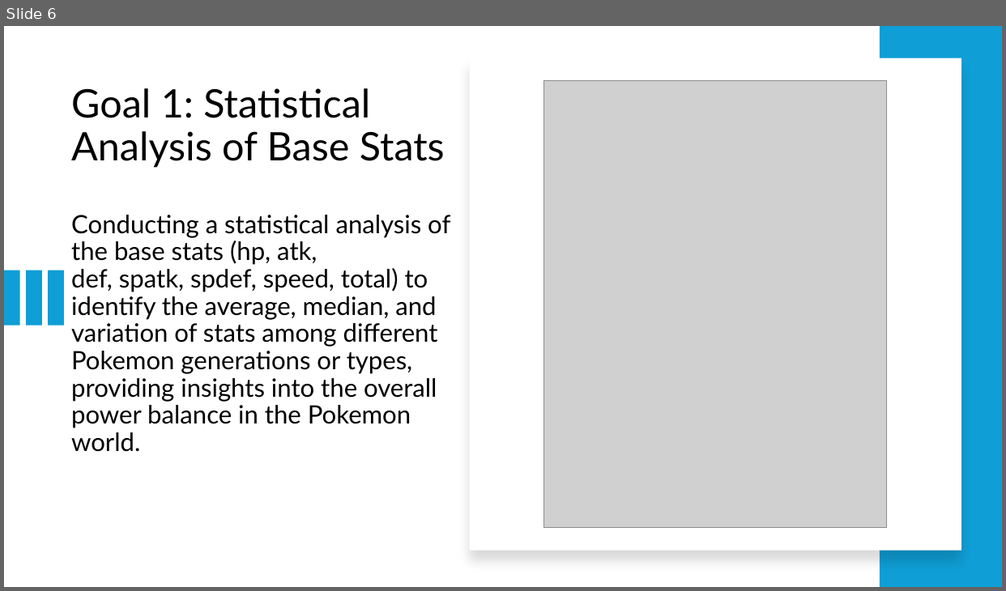
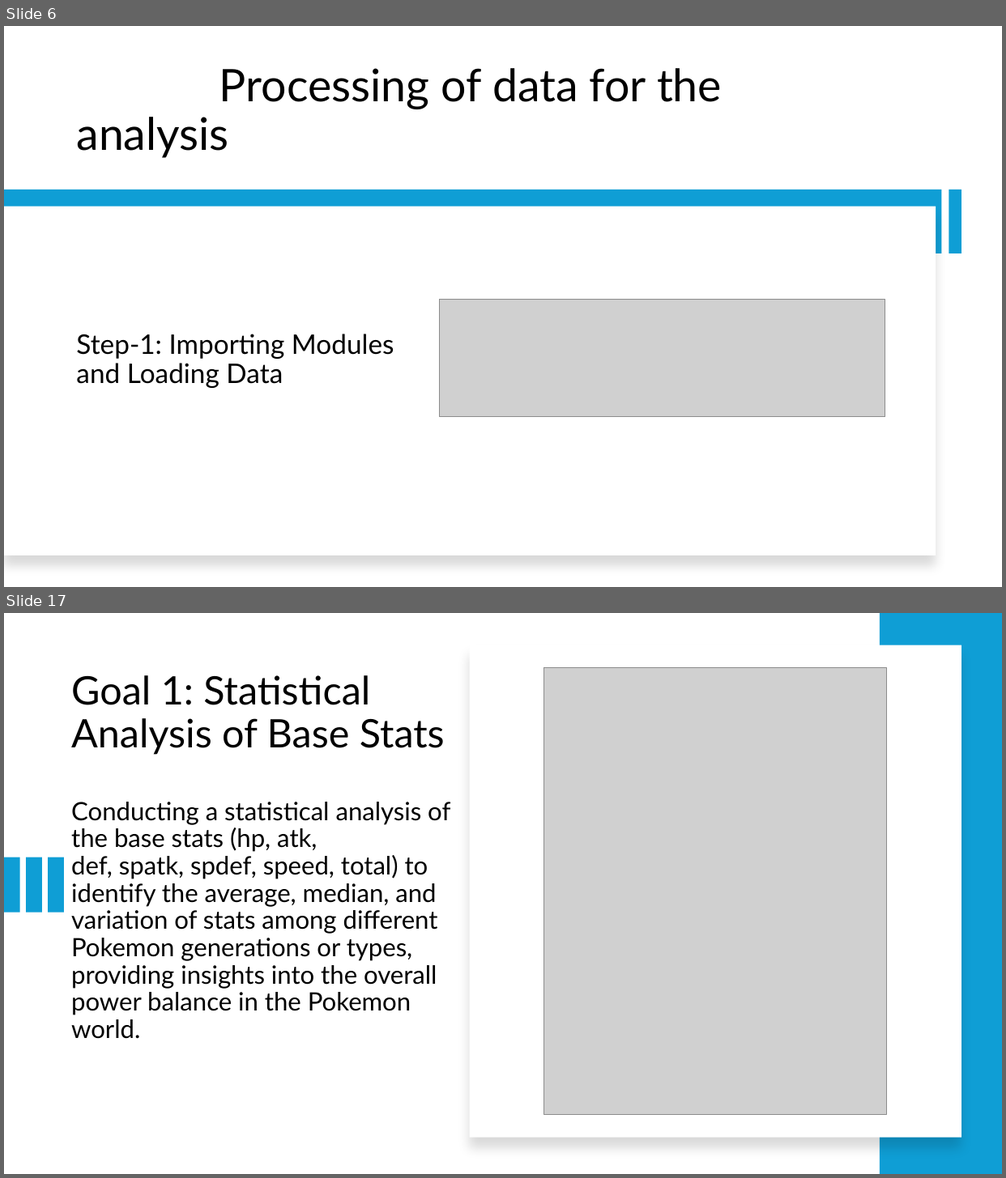
Before and after one commit to ManasaAkula/DataWizards_BigdataProject, a slide deck: Data Wizards.pptx. Shown one above the other, each under a label of ours: slide 6 before the commit, slides 6 and 17 after it; the slides between them are not shown. The pictures are 1006x591 and 1006x1178 pixels, drawn with LibreOffice and Linux fonts; fonts in the diff are those of the drawing; grey boxes stand for pictures. Boxes give left, top, right and bottom in pixels: in the first picture for what was removed or moved away, otherwise in the second. Text is boxed around its words. In the diff, an @@ line names an element or a change of style, - is before the commit and + after.

Commit message:
PPT with DataCleaning steps included

```diff
--- a/Data Wizards.pptx
+++ b/Data Wizards.pptx
@@ slide 6 added at <box>4,26,1002,587</box>, background #FFFFFF @@
@@ title added at <box>76,68,722,158</box>, 43.2 pt, text #000000 @@
+Processing of data for the analysis
@@ rectangle added at <box>4,190,942,254</box>, fill #0F9ED5 @@
@@ rectangle added at <box>948,190,961,254</box>, fill #0F9ED5 @@
@@ rectangle added at <box>4,207,936,556</box>, fill #FFFFFF @@
@@ picture added at <box>439,299,885,416</box> @@
@@ text added at <box>76,334,394,388</box>, 26 pt, text #000000 @@
+Step-1: Importing Modules and Loading Data
@@ what was slide 6 is now slide 17 @@
```
Also in this commit, not shown: 1 slide changed, 10 other slides added.
